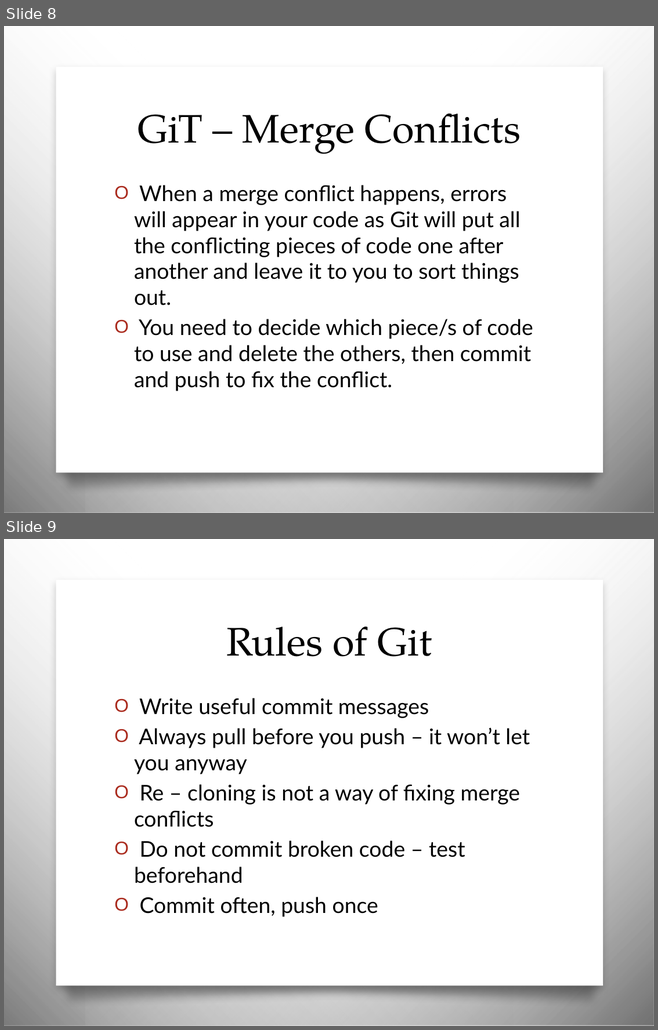
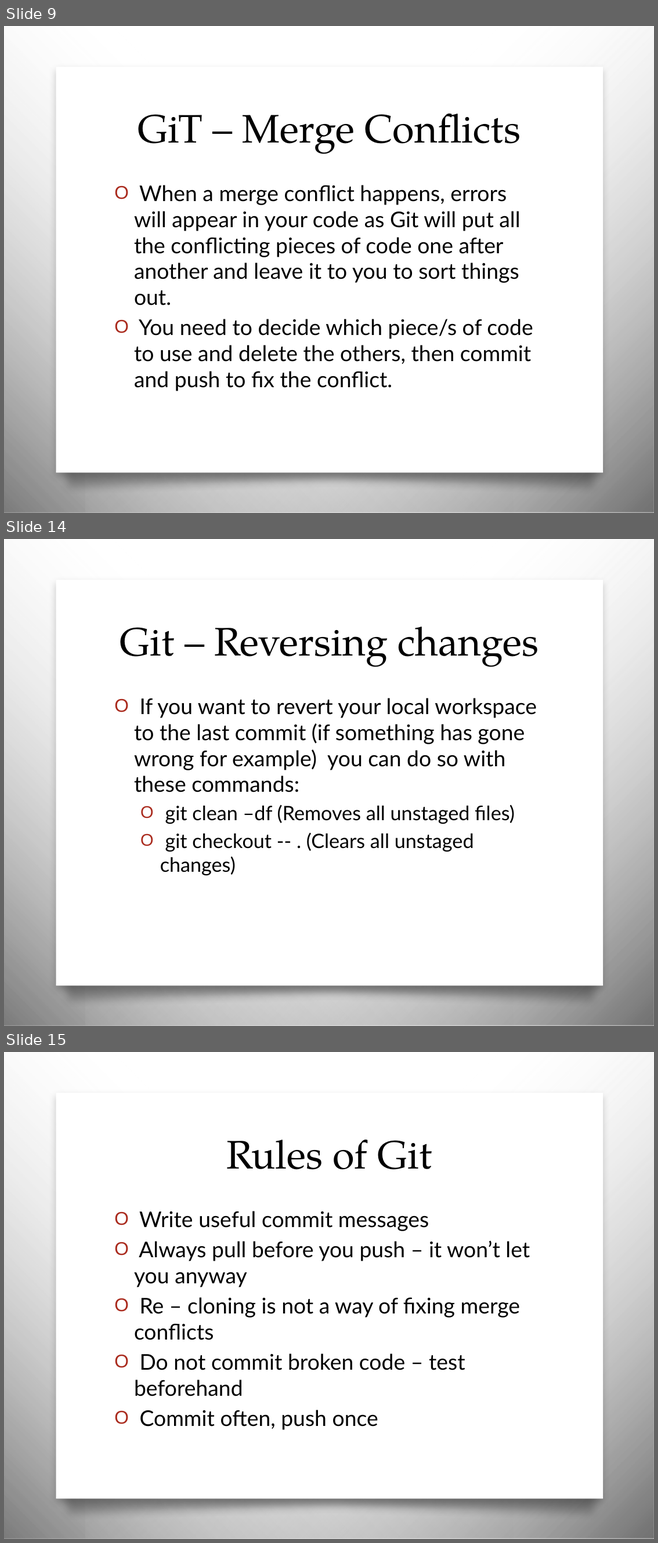
Before and after one commit to JCMander/PortalPower, a slide deck: Git/Git Slides.pptx. Shown one above the other, each under a label of ours: slides 8 and 9 before the commit, slides 9, 14 and 15 after it; the slides between them are not shown. The pictures are 658x1030 and 658x1543 pixels, drawn with LibreOffice and Linux fonts; fonts in the diff are those of the drawing; background and template pictures are left out. Boxes give left, top, right and bottom in pixels: in the first picture for what was removed or moved away, otherwise in the second. Text is boxed around its words. In the diff, an @@ line names an element or a change of style, - is before the commit and + after.

```diff
--- a/Git/Git Slides.pptx
+++ b/Git/Git Slides.pptx
@@ slide 14 added at (4, 539, 654, 1026), background picture (left out); not listed: 4 template elements that a slide beside it also shows @@
@@ title added at (120, 627, 538, 667), 44 pt, text #000000 @@
+Git – Reversing changes
@@ text added at (134, 698, 536, 876), 24 pt, text #000000 @@
+O If you want to revert your local workspace to the last commit (if something has gone wrong for example) you can do so with these commands:
+  O git clean –df (Removes all unstaged files)
+  O git checkout -- . (Clears all unstaged changes)
@@ what was slide 8 is now slide 9 @@
@@ what was slide 9 is now slide 15 @@
```
Also in this commit, not shown: 5 other slides added.
